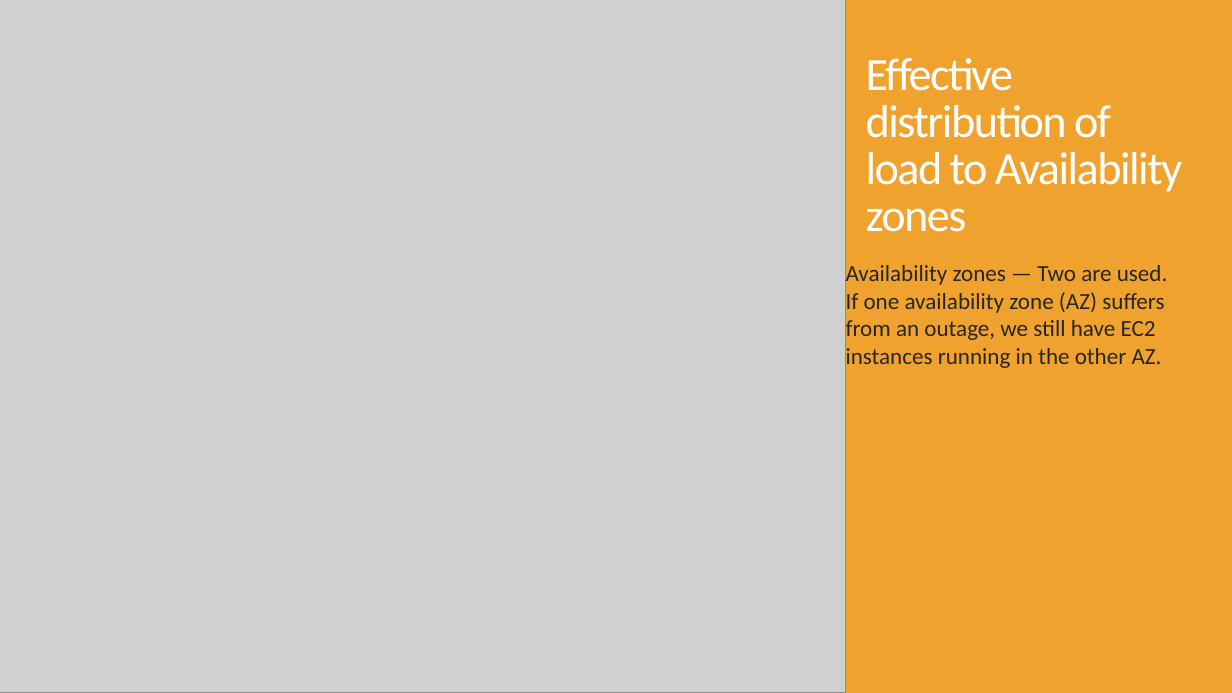
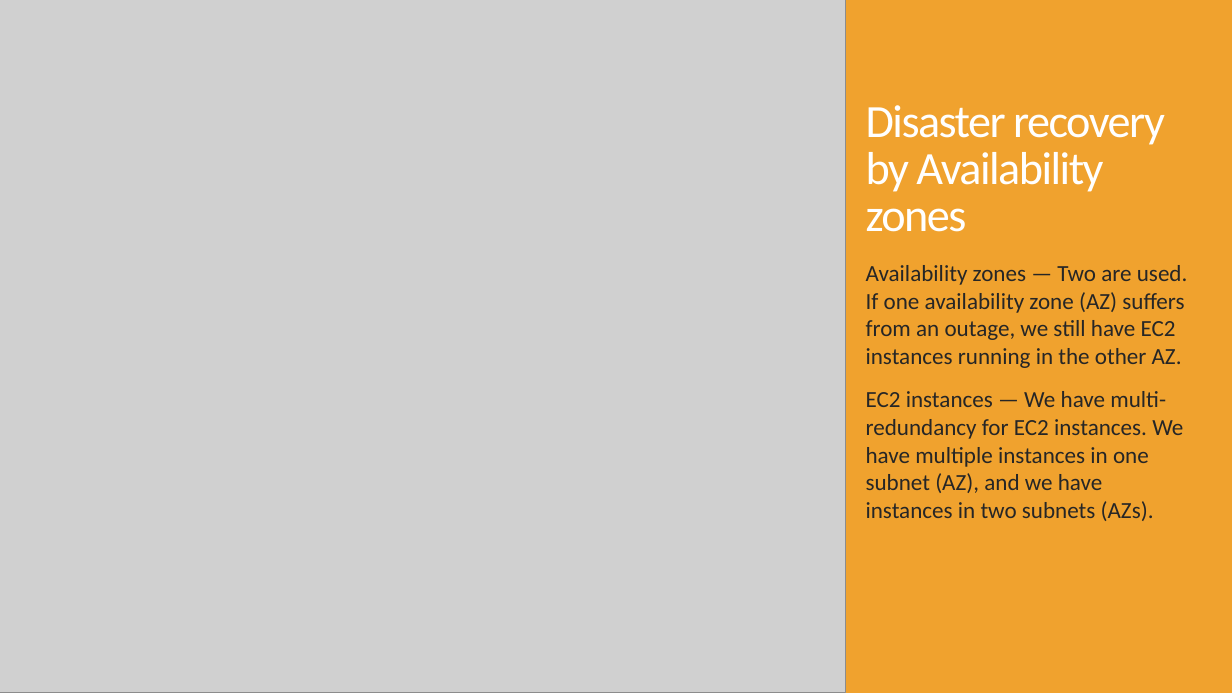
Before and after one commit to damoco/aws-interview-assignment2, a slide deck: slide 9 of Assignment #2 - proposal.pptx. Drawn at 1232x693 pixels with LibreOffice and Linux fonts; fonts in the diff are those of the drawing; grey boxes stand for pictures. Boxes give left, top, right and bottom in pixels: in the first picture for what was removed or moved away, otherwise in the second. Text is boxed around its words. In the diff, an @@ line names an element or a change of style, - is before the commit and + after.

```diff
--- a/Assignment #2 - proposal.pptx
+++ b/Assignment #2 - proposal.pptx
@@ title at (x1=866, y1=105, x2=1165, y2=232): text changed @@
-Effective distribution of load to Availability zones
+Disaster recovery
+by Availability zones
@@ text "Availability zones — Two are ..." moved from (x1=846, y1=265, x2=1168, y2=368) to (x1=866, y1=265, x2=1188, y2=521) @@
@@ text at (x1=866, y1=391, x2=1183, y2=521): paragraph added @@
+EC2 instances — We have multi-redundancy for EC2 instances. We have multiple instances in one subnet (AZ), and we have instances in two subnets (AZs).
```
Also in this commit, not shown: 5 other slides changed, 12 slides added, 2 slides removed.
